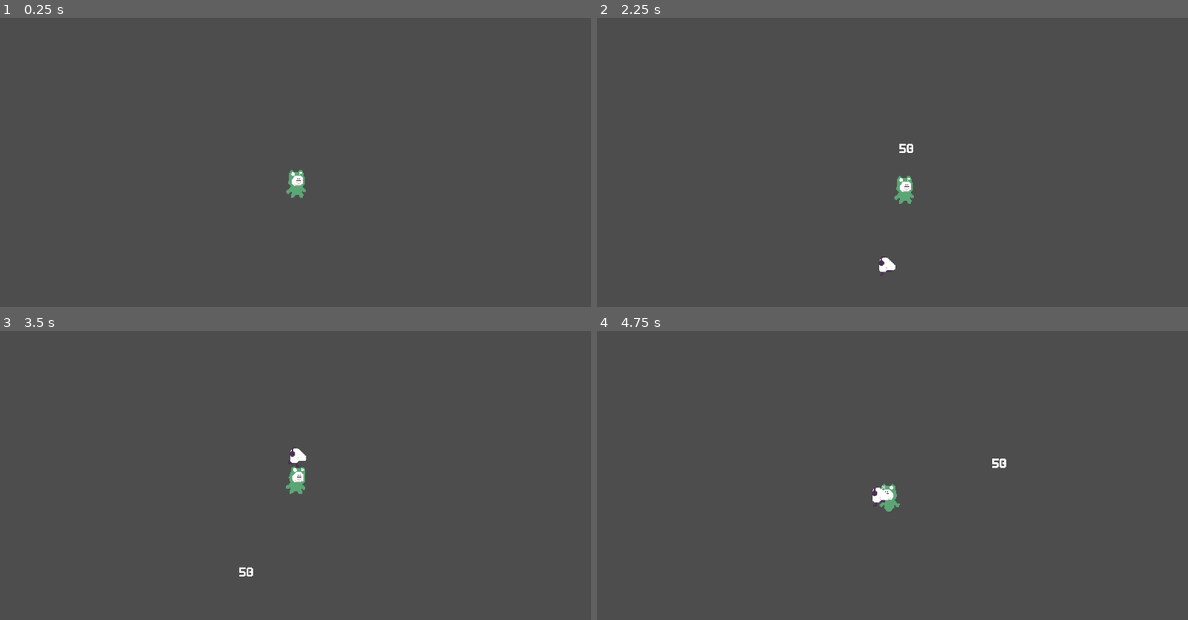
Above: before the commit, frames 1-4 (two rows, left to right).
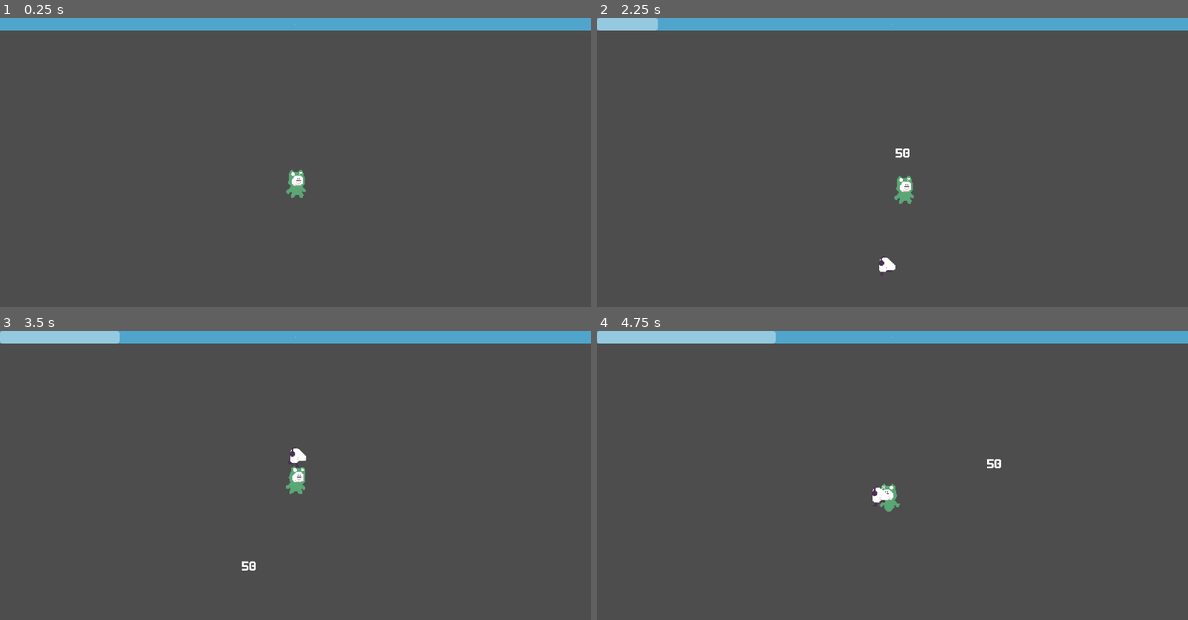
Above: after the commit, the same moments.

Repository: hazyu/vs-like
Game: Godot game, scene res://main_scene.tscn
Two runs of this game, one before a commit and one after it. Both use one fixed random seed, a clock stepped at 60 frames per second and the inputs below.
Inputs:
- Up to frame 1 (0.25 s): no input
- Up to frame 2 (2.25 s): tap Enter at 0.5 s; hold D (mv_right) 0.53-1.28 s; hold S (mv_down) 1.28-2.03 s; hold D (mv_right) from 2.03 s (still down)
- Up to frame 3 (3.5 s): release D (mv_right) at 2.78 s; hold W (mv_up) from 2.78 s (still down)
- Up to frame 4 (4.75 s): release W (mv_up) at 3.53 s; hold A (mv_left) from 3.53 s (still down)

The runs differ from the first frame. In frame 1, 4.3% of the frame differs, in the area x 0-100%, y 0-5%; in frame 2, 4.4%; in frame 3, 4.4%, in the area x 0-100%, y 0-85%; in frame 4, 4.4%.

Commit message:
Basic leveling working

Diff:
--- a/battle_scene.gd
+++ b/battle_scene.gd
@@ -1,4 +1,7 @@
 extends Node2D
+class_name BattleScene
+
+@onready var dim_rect: ColorRect = $CanvasLayer/DimRect
 
 func _ready() -> void:
 	Globals.player = $Player
--- a/battle_scene.tscn
+++ b/battle_scene.tscn
@@ -4,6 +4,10 @@
 [ext_resource type="Script" uid="uid://v6cpohqhamjg" path="res://battle_scene.gd" id="1_r5l0u"]
 [ext_resource type="PackedScene" uid="uid://biowc4jqyy8hw" path="res://enemies/shnobby/shnobby.tscn" id="3_5g7vw"]
 [ext_resource type="Script" uid="uid://b7coh3dgonlfr" path="res://components/enemy_spawner.gd" id="4_5joda"]
+[ext_resource type="Script" uid="uid://brtkgoq6whvih" path="res://components/level_component.gd" id="5_gf131"]
+
+[sub_resource type="StyleBoxFlat" id="StyleBoxFlat_5joda"]
+bg_color = Color(0.31015682, 0.6452716, 0.7949556, 1)
 
 [node name="BattleScene" type="Node2D" unique_id=2138725209]
 script = ExtResource("1_r5l0u")
@@ -18,3 +22,22 @@
 script = ExtResource("4_5joda")
 enemy_scenes = Array[PackedScene]([ExtResource("3_5g7vw")])
 metadata/_custom_type_script = "uid://b7coh3dgonlfr"
+
+[node name="CanvasLayer" type="CanvasLayer" parent="." unique_id=1901169533]
+
+[node name="ProgressBar" type="ProgressBar" parent="CanvasLayer" unique_id=501407258]
+offset_right = 1280.0
+offset_bottom = 27.0
+theme_override_font_sizes/font_size = 1
+theme_override_styles/background = SubResource("StyleBoxFlat_5joda")
+rounded = true
+
+[node name="LevelComponent" type="Node" parent="CanvasLayer/ProgressBar" unique_id=608682839]
+script = ExtResource("5_gf131")
+metadata/_custom_type_script = "uid://brtkgoq6whvih"
+
+[node name="DimRect" type="ColorRect" parent="CanvasLayer" unique_id=985576349]
+visible = false
+offset_right = 1280.0
+offset_bottom = 720.0
+color = Color(0, 0, 0, 0.29411766)
--- a/components/enemy_spawner.gd
+++ b/components/enemy_spawner.gd
@@ -12,11 +12,14 @@
 
 func _on_timer_timeout():
 	if Globals.player == null: return
+	if Globals.is_game_paused: return
 	var enemy_index = randi_range(0, len(enemy_scenes) - 1)
 	var enemy_scene: PackedScene = enemy_scenes[enemy_index]
 	var enemy: Enemy = enemy_scene.instantiate()
+
 	if Globals.player.mx != 0 or Globals.player.my != 0:
 		enemy.position = Globals.player.global_position + Vector2(Globals.player.mx * 100, Globals.player.my * 100)
 	else:
 		enemy.position = Globals.player.global_position + Vector2(signf(randf_range(-1,1)) * 100, signf(randf_range(-1, 1)) * 100)
+
 	Globals.enemies.add_child(enemy)
--- a/components/follow_player.gd
+++ b/components/follow_player.gd
@@ -11,6 +11,7 @@
 func _physics_process(delta: float) -> void:
 	if parent == null: return
 	if Globals.player == null: return
+	if Globals.is_game_paused: return
 
 	var direction = parent.global_position.direction_to(Globals.player.global_position)
 
--- /dev/null
+++ b/components/level_component.gd
@@ -0,0 +1,19 @@
+extends Node
+class_name LevelComponent
+
+var parent: ProgressBar
+
+# Called when the node enters the scene tree for the first time.
+func _ready() -> void:
+	parent = get_parent()
+
+
+# Called every frame. 'delta' is the elapsed time since the previous frame.
+func _process(delta: float) -> void:
+	var needed_xp = Globals.player_level * 100
+	var p = (Globals.xp / needed_xp) * 100
+	parent.value = p
+
+	if p >= 100:
+		Globals.is_game_paused = true
+		Globals.battle_scene.dim_rect.visible = true
--- a/globals.gd
+++ b/globals.gd
@@ -1,6 +1,11 @@
 extends Node
 
-var battle_scene: Node2D = null
+var battle_scene: BattleScene = null
 var player: Player = null
 var projectiles: Node2D = null
 var enemies: Node2D = null
+
+var xp = 0.0
+var player_level = 1
+
+var is_game_paused = false
--- a/objects/bullet/bullet.gd
+++ b/objects/bullet/bullet.gd
@@ -22,6 +22,7 @@
 		Globals.battle_scene.add_child(hit_marker)
 		if body.health <= 0:
 			body.queue_free()
+			Globals.xp += 10
 
 func _on_visible_on_screen_notifier_2d_screen_exited() -> void:
 	queue_free()
--- a/objects/bullet/bullet.tscn
+++ b/objects/bullet/bullet.tscn
@@ -6,7 +6,7 @@
 
 [sub_resource type="CapsuleShape2D" id="CapsuleShape2D_heym1"]
 radius = 3.0
-height = 12.0
+height = 20.0
 
 [node name="Bullet" type="Area2D" unique_id=934541018]
 script = ExtResource("1_g08x3")
@@ -15,16 +15,16 @@
 
 [node name="Sprite2D" type="Sprite2D" parent="." unique_id=534716276]
 rotation = 1.5707964
-scale = Vector2(1, 1.25)
+scale = Vector2(1, 2)
 texture = ExtResource("1_ofkrt")
 
 [node name="CollisionShape2D" type="CollisionShape2D" parent="." unique_id=1999848455]
-position = Vector2(1, 0)
+position = Vector2(2, 0)
 rotation = 1.5707964
 shape = SubResource("CapsuleShape2D_heym1")
 
 [node name="VisibleOnScreenNotifier2D" type="VisibleOnScreenNotifier2D" parent="." unique_id=414773682]
-rect = Rect2(-5, -3, 12, 6)
+rect = Rect2(-8, -3, 20, 6)
 
 [connection signal="body_entered" from="." to="." method="_on_body_entered"]
 [connection signal="screen_exited" from="VisibleOnScreenNotifier2D" to="." method="_on_visible_on_screen_notifier_2d_screen_exited"]
--- a/player/player.gd
+++ b/player/player.gd
@@ -18,6 +18,7 @@
 	get_tree().root.size_changed.connect(_set_camera_zoom)
 
 func _physics_process(delta: float) -> void:
+	if Globals.is_game_paused: return
 	mx = int(Input.is_action_pressed("mv_right")) - int(Input.is_action_pressed("mv_left"))
 	my = int(Input.is_action_pressed("mv_down")) - int(Input.is_action_pressed("mv_up"))
 
@@ -36,8 +37,9 @@
 	move_and_slide()
 
 func _on_timer_timeout() -> void:
+	if len(Globals.enemies.get_children()) == 0: return
+	if Globals.is_game_paused: return
 
-	if len(Globals.enemies.get_children()) == 0: return
 	var closest_enemy: Enemy = null
 	var distance = 100000.0
 	for enemy: Enemy in Globals.enemies.get_children():
Not shown, added: components/level_component.gd.uid
